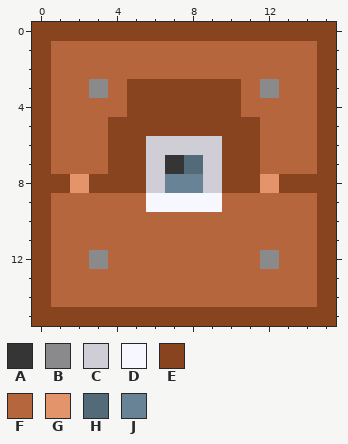
Pixel-art sprite -- src/structures/copper dungeon/forge.png. That is the earlier state.
The file is 16x16 pixels.
Palette (. is transparent): A #353536  B #8a8a8c  C #cfced7  D #f7f7ff  E #88441f  F #b5663c  G #e4946a  H #536b78  J #688296
Pixels before, first column x 0:
 0 EEEEEEEEEEEEEEEE
 1 EFFFFFFFFFFFFFFE
 2 EFFFFFFFFFFFFFFE
 3 EFFBFEEEEEEFBFFE
 4 EFFFFEEEEEEFFFFE
 5 EFFFEEEEEEEEFFFE
 6 EFFFEECCCCEEFFFE
 7 EFFFEECAHCEEFFFE
 8 EEGEEECJJCEEGEEE
 9 EFFFFFDDDDFFFFFE
10 EFFFFFFFFFFFFFFE
11 EFFFFFFFFFFFFFFE
12 EFFBFFFFFFFFBFFE
13 EFFFFFFFFFFFFFFE
14 EFFFFFFFFFFFFFFE
15 EEEEEEEEEEEEEEEE
And afterwards:
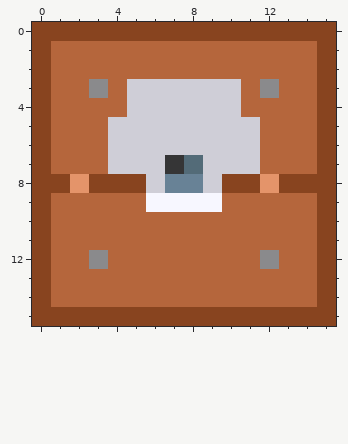
What changed:
Changed rows in their new state; - is an unchanged pixel.
first column x 4:
 3 -CCCCCC-
 4 -CCCCCC-
 5 CCCCCCCC
 6 CC----CC
 7 CC----CC
